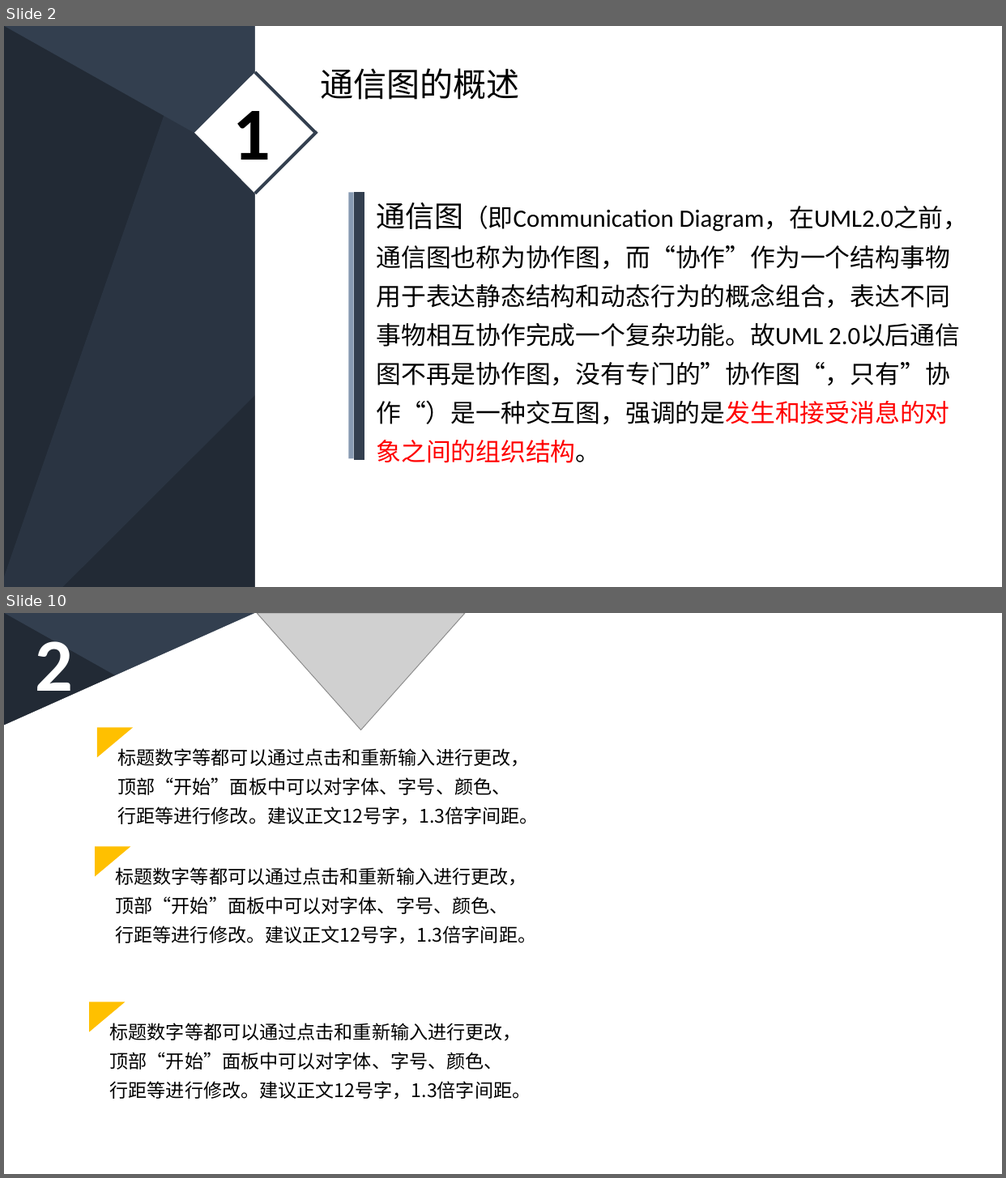
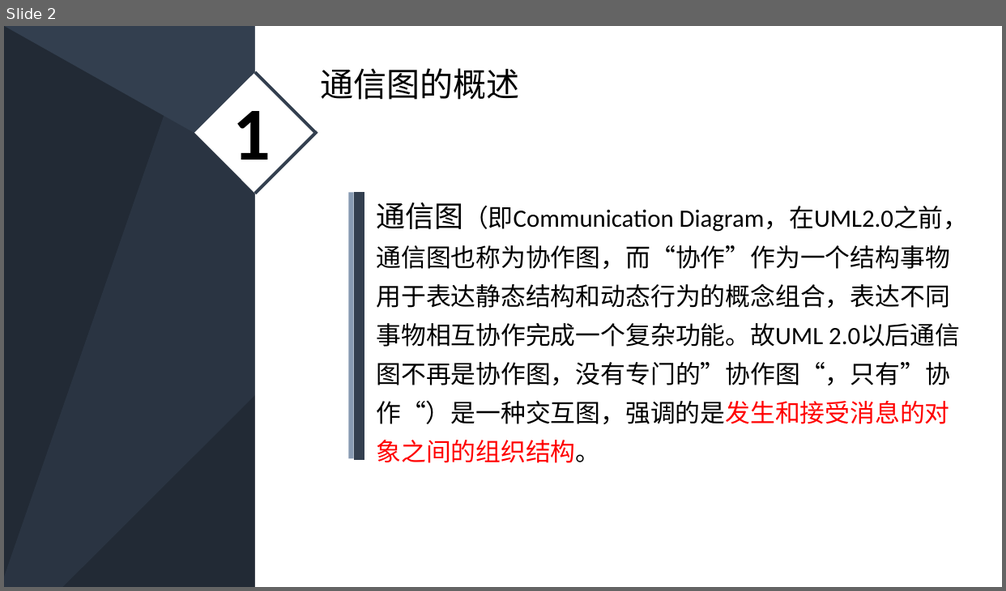
Before and after one commit to PRD2018-G03/PRD2018-G03-SoftwareEngineeringProject, a slide deck: 非受控文档/2_叶柏成/PPT/深蓝低调稳重商务PPT模板.pptx. Shown one above the other, each under a label of ours: slides 2 and 10 before the commit, slide 2 after it; the slides between them are not shown. The pictures are 1006x1178 and 1006x591 pixels, drawn with LibreOffice and Linux fonts; fonts in the diff are those of the drawing; grey boxes stand for pictures. Boxes give left, top, right and bottom in pixels: in the first picture for what was removed or moved away, otherwise in the second. Text is boxed around its words. In the diff, an @@ line names an element or a change of style, - is before the commit and + after.

```diff
--- a/非受控文档/2_叶柏成/PPT/深蓝低调稳重商务PPT模板.pptx
+++ b/非受控文档/2_叶柏成/PPT/深蓝低调稳重商务PPT模板.pptx
@@ slide 10 removed at bbox=[4, 613, 1002, 1174], background #333F50; not listed: 3 template elements that a slide beside it also shows @@
@@ flow chart manual input removed at bbox=[4, 613, 255, 1174] @@
@@ rectangle removed at bbox=[255, 613, 1002, 1174] @@
@@ picture removed at bbox=[257, 613, 465, 730] @@
@@ text removed at bbox=[36, 641, 74, 709] @@
-2
@@ triangle removed at bbox=[97, 727, 133, 757] @@
@@ text removed at bbox=[117, 748, 539, 825] @@
-标题数字等都可以通过点击和重新输入进行更改，顶部“开始”面板中可以对字体、字号、颜色、行距等进行修改。建议正文12号字，1.3倍字间距。
@@ triangle removed at bbox=[95, 846, 130, 876] @@
@@ text removed at bbox=[116, 867, 537, 944] @@
-标题数字等都可以通过点击和重新输入进行更改，顶部“开始”面板中可以对字体、字号、颜色、行距等进行修改。建议正文12号字，1.3倍字间距。
@@ triangle removed at bbox=[89, 1003, 126, 1033] @@
@@ text removed at bbox=[110, 1023, 531, 1100] @@
-标题数字等都可以通过点击和重新输入进行更改，顶部“开始”面板中可以对字体、字号、颜色、行距等进行修改。建议正文12号字，1.3倍字间距。
```
Also in this commit, not shown: 3 slides changed, 6 slides added, 6 other slides removed.
